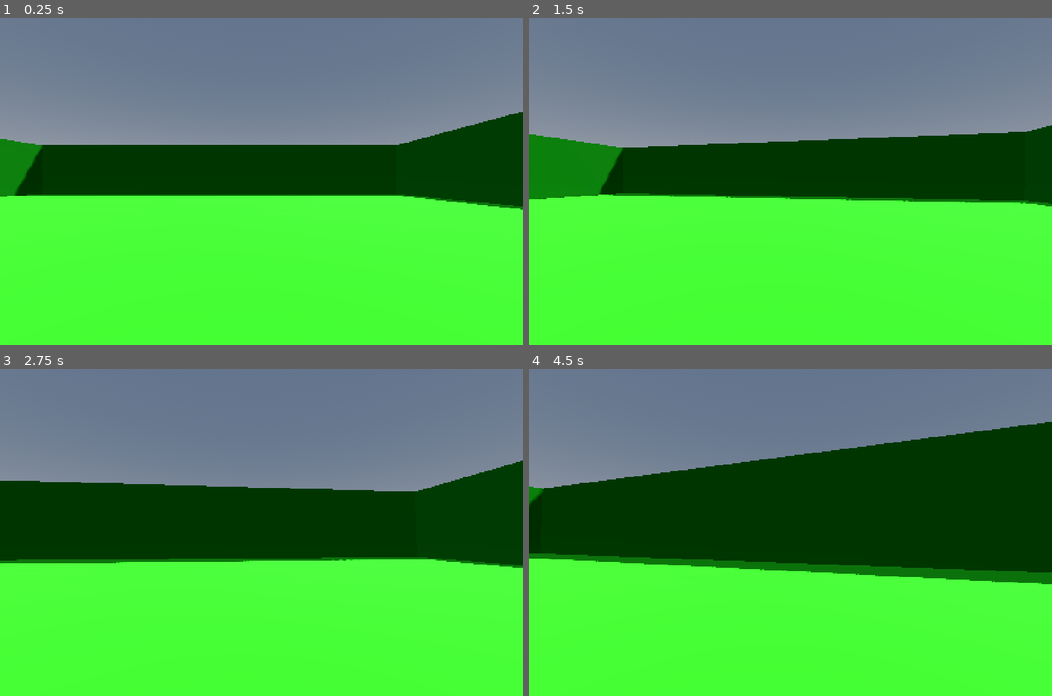
Above: before the commit, frames 1-4 (two rows, left to right).
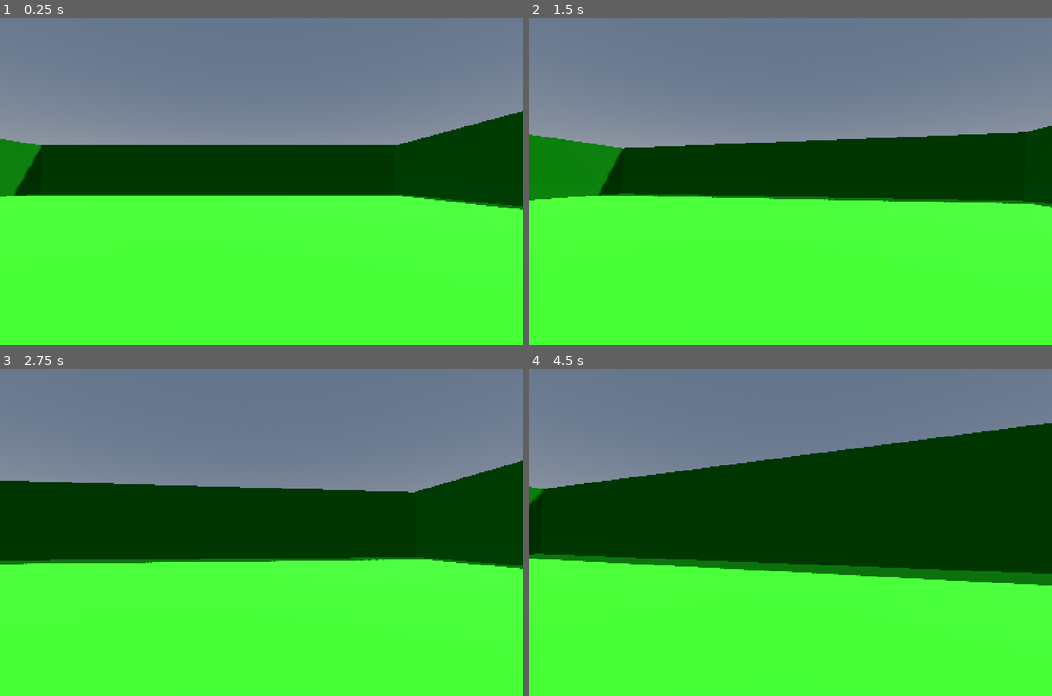
Above: after the commit, the same moments.

Repository: Rikki-Wallis/dark-arts
Game: Godot game, scene res://Scenes/world.tscn
Two runs of this game, one before a commit and one after it. Both use one fixed random seed, a clock stepped at 60 frames per second and the inputs below.
Inputs (mouse positions are in pixels of both pictures, inside the frame that each line leads up to):
- Up to frame 1 (0.25 s): no input
- Up to frame 2 (1.5 s): move the mouse to (816, 181) at 0.52 s; hold W (Forward) from 0.53 s (still down); tap Space (Jump) at 0.77 s; move the mouse to (764, 181) at 1.27 s
- Up to frame 3 (2.75 s): keep holding W (Forward); tap Space (Jump) at 1.52 s; move the mouse to (271, 525) at 2.02 s
- Up to frame 4 (4.5 s): keep holding W (Forward); move the mouse to (785, 539) at 2.77 s; tap Space (Jump) at 3.02, 3.77 s; move the mouse to (827, 535) at 3.52 s; move the mouse to (748, 529) at 4.27 s

The runs differ from the first frame. In frame 1, less than 0.1% of the frame differs, in the area x 0-100%, y 28-59%; in frame 2, 0.3%; in frame 3, 0.3%; in frame 4, 0.8%, in the area x 0-100%, y 16-67%.

Commit message:
0.1.1 - Add head bob

Diff:
--- a/stealth-roguelike/Scenes/world.tscn
+++ b/stealth-roguelike/Scenes/world.tscn
@@ -53,6 +53,7 @@
 shape = SubResource("ConvexPolygonShape3D_fo5ed")
 
 [node name="Head" type="Node3D" parent="Player" unique_id=1319079559]
+transform = Transform3D(1, 0, 0, 0, 1, 0, 0, 0, 1, 0, 1.505, 0)
 
 [node name="Camera3D" type="Camera3D" parent="Player/Head" unique_id=1820319771]
 transform = Transform3D(1, 0, 0, 0, 1, 0, 0, 0, 1, 0, 1.5052154, 0)
--- a/stealth-roguelike/Scripts/player.gd
+++ b/stealth-roguelike/Scripts/player.gd
@@ -6,6 +6,11 @@
 const JUMP_VELOCITY = 4.5
 
 const SENSITIVITY = 0.003
+
+# head bob
+const BOB_FREQ = 2.0
+const BOB_AMP = 0.08
+var t_bob = 0.0
 
 @onready var head = $Head
 @onready var camera = $Head/Camera3D
@@ -38,6 +43,16 @@
 		velocity.z = direction.z * SPEED
 	else:
 		velocity.x = 0.0
-		velocity.z = 0.0
+		velocity.z = 0.
+
+	# head bob
+	t_bob += delta * velocity.length() * float(is_on_floor())
+	camera.transform.origin = _headbob(t_bob)
 
 	move_and_slide()
+
+func _headbob(time) -> Vector3:
+	var pos = Vector3.ZERO
+	pos.y = sin(time * BOB_FREQ) * BOB_AMP
+	pos.x = cos(time * BOB_FREQ / 2) * BOB_AMP
+	return pos
